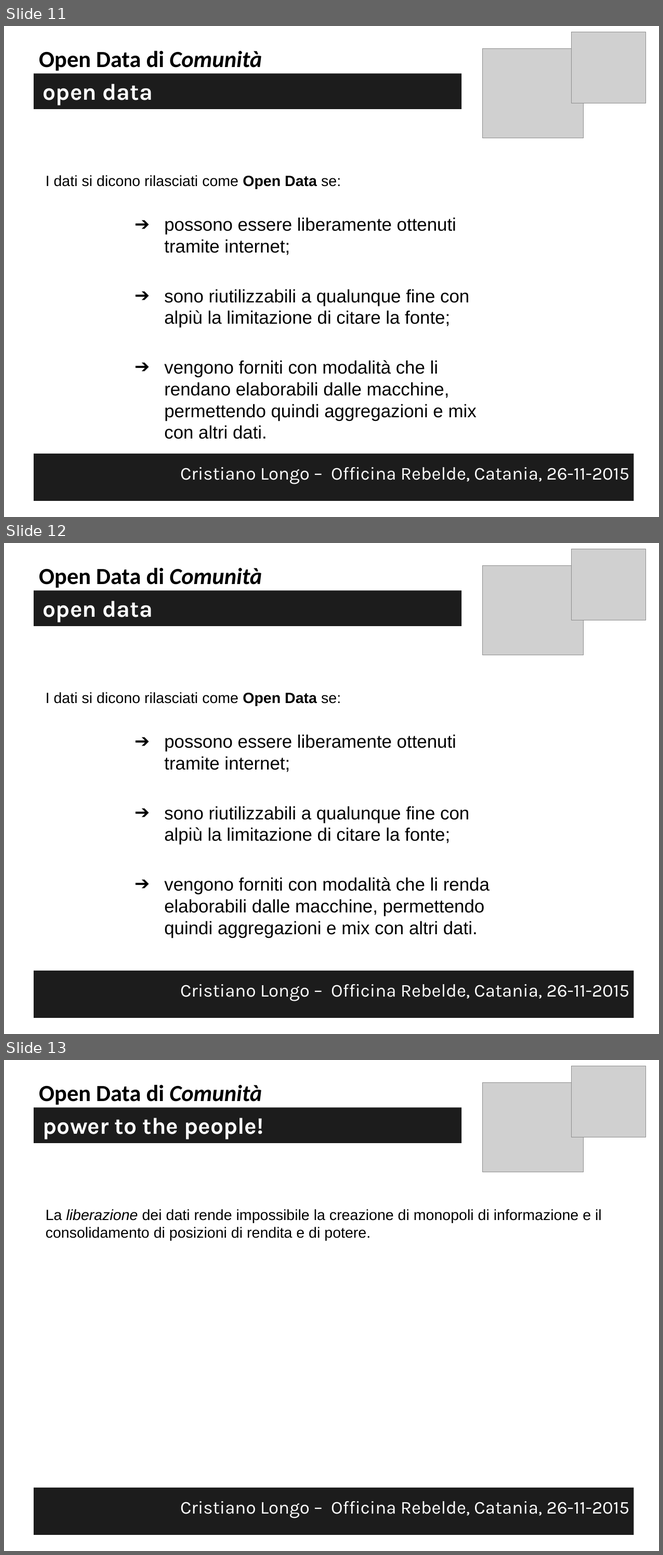
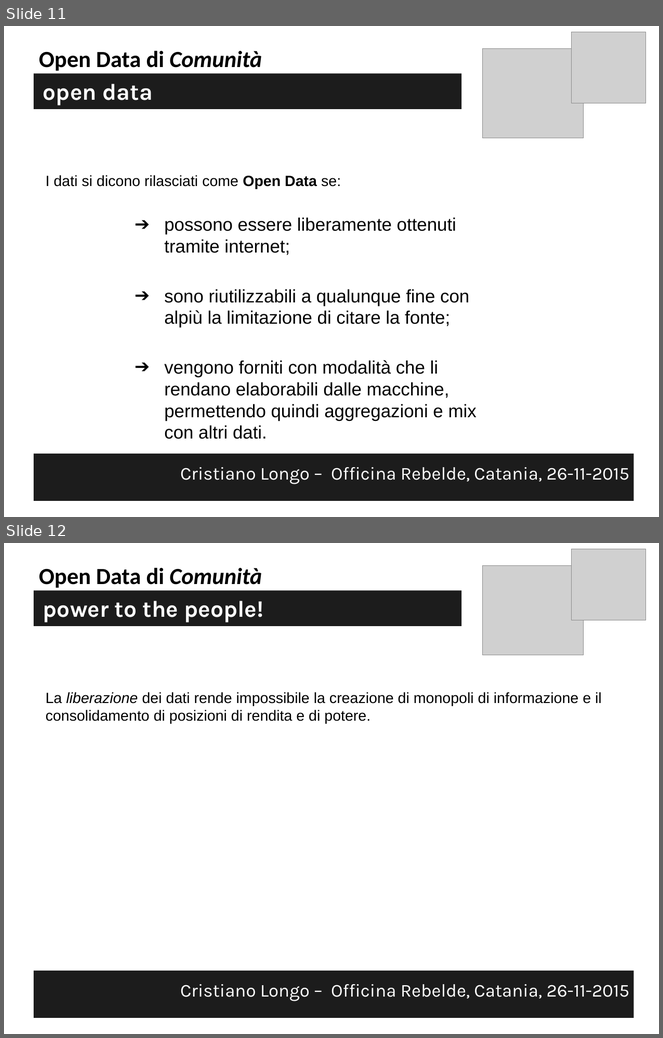
Before and after one commit to opendatahacklab/opendatahacklab.github.io, a slide deck: events/26Nov2015/CristianoLongo_26Nov2015.odp. Shown one above the other, each under a label of ours: slides 11, 12 and 13 before the commit, slides 11 and 12 after it. The pictures are 663x1555 and 663x1038 pixels, drawn with LibreOffice and Linux fonts; fonts in the diff are those of the drawing; grey boxes stand for pictures. Boxes give left, top, right and bottom in pixels: in the first picture for what was removed or moved away, otherwise in the second. Text is boxed around its words. In the diff, an @@ line names an element or a change of style, - is before the commit and + after.

```diff
--- a/events/26Nov2015/CristianoLongo_26Nov2015.odp
+++ b/events/26Nov2015/CristianoLongo_26Nov2015.odp
@@ slide 12 removed at [4, 543, 659, 1034], background #FFFFFF @@
@@ picture removed at [572, 549, 646, 620] @@
@@ text removed at [39, 567, 262, 588] @@
-Open Data di Comunità
@@ picture removed at [482, 565, 584, 655] @@
@@ text removed at [34, 590, 462, 626] @@
-open data
@@ text removed at [46, 692, 341, 706] @@
-I dati si dicono rilasciati come Open Data se:
@@ text removed at [164, 734, 490, 938] @@
-➔ possono essere liberamente ottenuti tramite internet;
-➔ sono riutilizzabili a qualunque fine con alpiù la limitazione di citare la fonte;
-➔ vengono forniti con modalità che li renda elaborabili dalle macchine, permettendo quindi aggregazioni e mix con altri dati.
@@ text removed at [34, 971, 634, 1018] @@
-Cristiano Longo – Officina Rebelde, Catania, 26-11-2015
@@ what was slide 13 is now slide 12 @@
```
Also in this commit, not shown: 3 other files.
